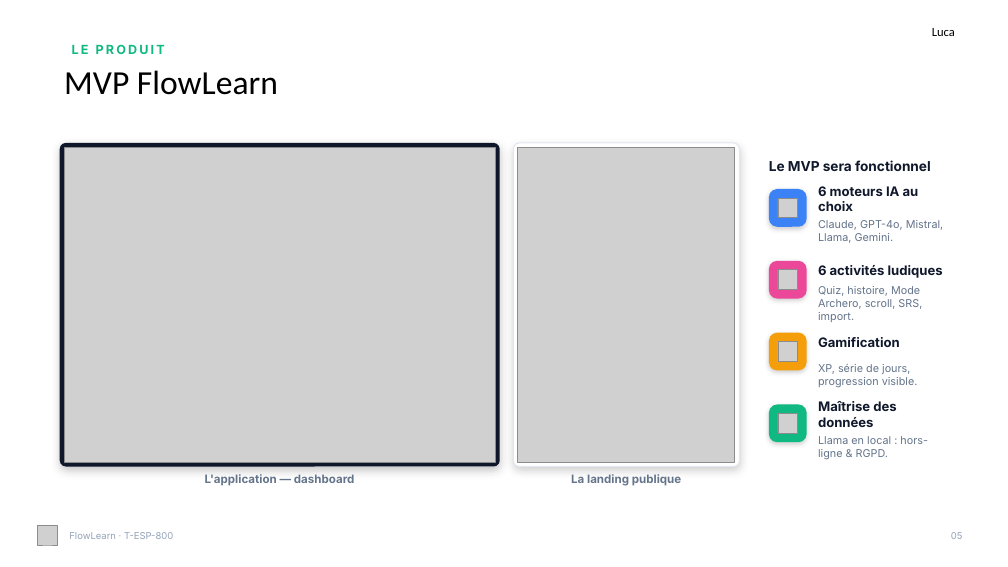
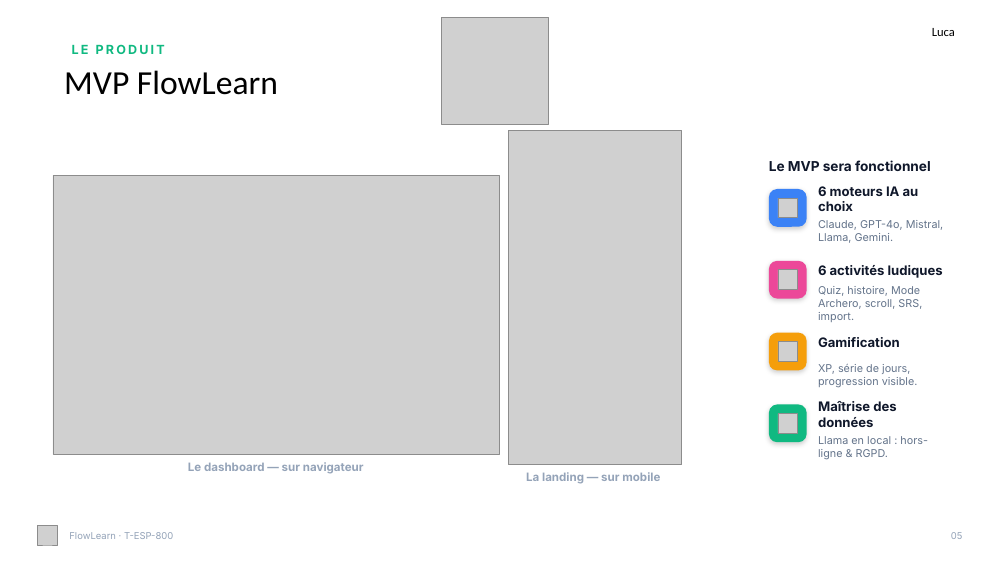
Before and after one commit to lucavdb06/flowlearn, a slide deck: slide 5 of Projet/FlowLearn_Soutenance.pptx. Drawn at 1008x567 pixels with LibreOffice and Linux fonts; fonts in the diff are those of the drawing; grey boxes stand for pictures. Boxes give left, top, right and bottom in pixels: in the first picture for what was removed or moved away, otherwise in the second. Text is boxed around its words. In the diff, an @@ line names an element or a change of style, - is before the commit and + after.

```diff
--- a/Projet/FlowLearn_Soutenance.pptx
+++ b/Projet/FlowLearn_Soutenance.pptx
@@ picture added at bbox=[442, 17, 549, 125] @@
@@ rounded rectangle removed at bbox=[60, 143, 500, 467] @@
@@ picture: place and size @@
-picture at bbox=[518, 147, 735, 462]
+picture at bbox=[508, 130, 682, 465]
@@ rounded rectangle removed at bbox=[513, 143, 740, 467] @@
@@ picture: place and size @@
-picture at bbox=[64, 147, 495, 462]
+picture at bbox=[53, 175, 499, 454]
@@ text "Le dashboard — sur navigateur" at bbox=[188, 462, 364, 474]: vertical alignment middle to top @@
@@ text at bbox=[188, 462, 364, 474]: text changed; text colour #64748B to #94A3B8 @@
-L'application — dashboard
+Le dashboard — sur navigateur
@@ text "La landing — sur mobile" at bbox=[526, 472, 660, 484]: vertical alignment middle to top @@
@@ text at bbox=[526, 472, 660, 484]: text changed; text colour #64748B to #94A3B8 @@
-La landing publique
+La landing — sur mobile
```
Also in this commit, not shown: 2 other slides changed, 5 other files.
